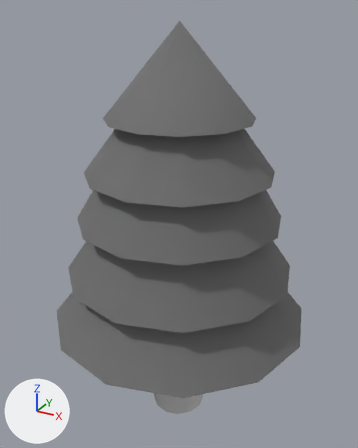
What one commit did to the FBX model Project-S/Assets/Resource/05_Model/Crops/Tree/Tree01_2.fbx.
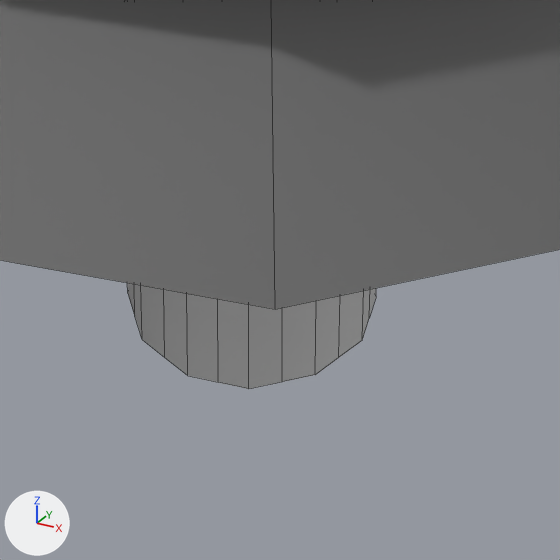
Old and new are each drawn whole from a 50 mm lens placed at (2.25, -4.07, 4.3), pointed at (-0.03, 0.07, 2.22) and again close up on the part from 36% to 67% of the width and 75% to 100% of the height. Every picture has the same lights, and +X, +Y and +Z are marked at lower left. The close-ups show mesh edges as thin lines. Where no turn or scale is listed for an object, it has been applied to the vertices.
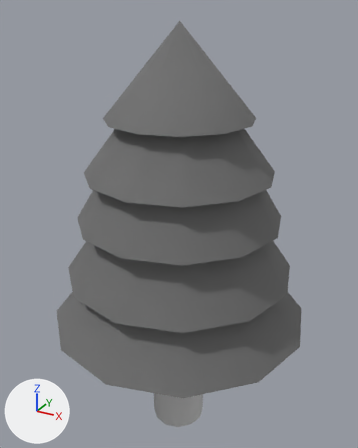
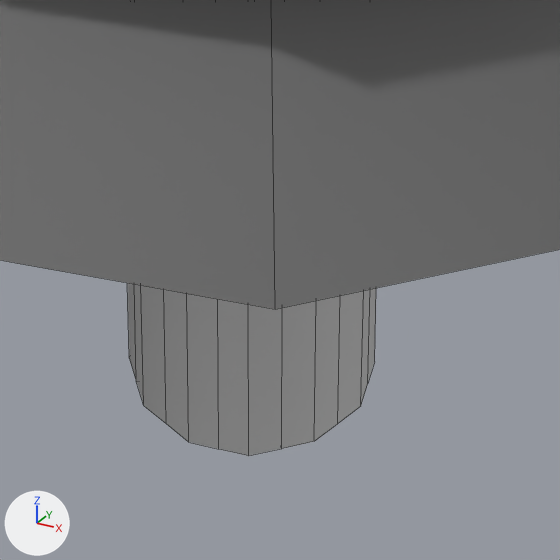
The newer file is also rescaled (x1.087), turned or shifted as a whole; pictures and numbers use the older file's frame.

Patch to the scene script:
```diff
--- a/Project-S/Assets/Resource/05_Model/Crops/Tree/Tree01_2.fbx.py
+++ b/Project-S/Assets/Resource/05_Model/Crops/Tree/Tree01_2.fbx.py
@@ me_mesh @@
 me_mesh.from_pydata(...)  # 182 vertices, 120 faces; spans x -1.32..1.37, y -1.36..1.33, z 0.0..4.18
 # used by ob_object003; location = (0.0, 0.0, 0.0)
+# me_mesh part 1: the loose piece of 73 vertices spanning x -0.3..0.3, y -0.29..0.3, z 0.0..1.47 is moved by (0.0, 0.0, -0.2)
 me_mesh.materials.append(mat_01)
```

Where the change shows, as pixel boxes (x1, y1, x2, y2) in the close-ups (560 x 560 px; the box of a moved part takes in the faces that stretch with it):
'Object003', reshaped: before (0, 0, 560, 389); after (0, 0, 560, 456)
part 1 of me_mesh, moved or reshaped: before (127, 283, 376, 389); after (127, 283, 376, 456)
